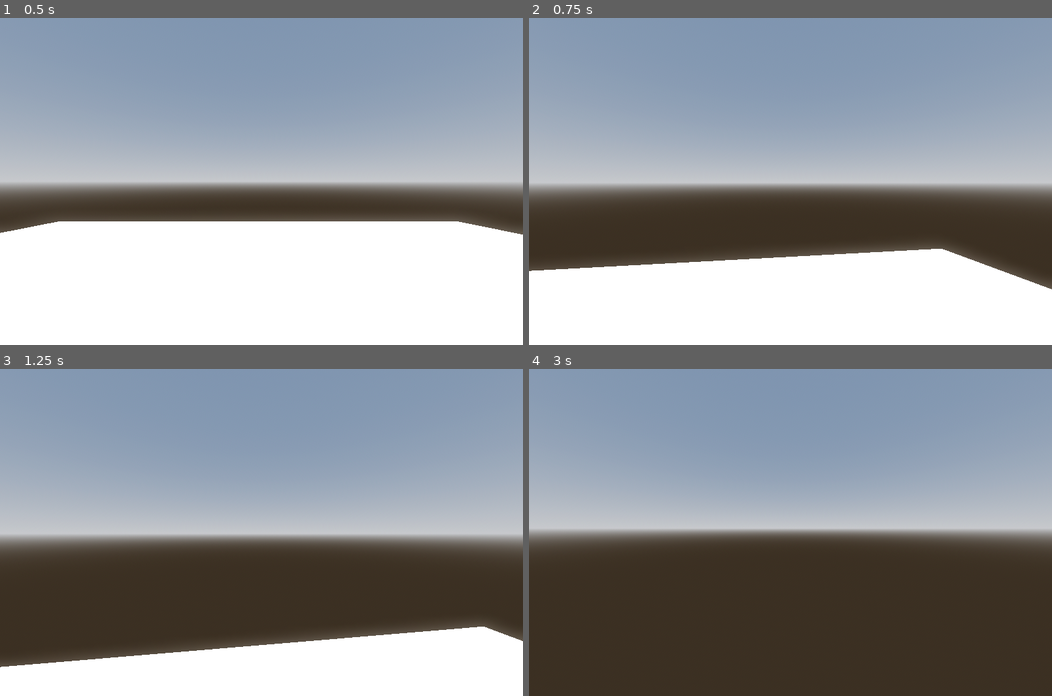
Above: before the commit, frames 1-4 (two rows, left to right).
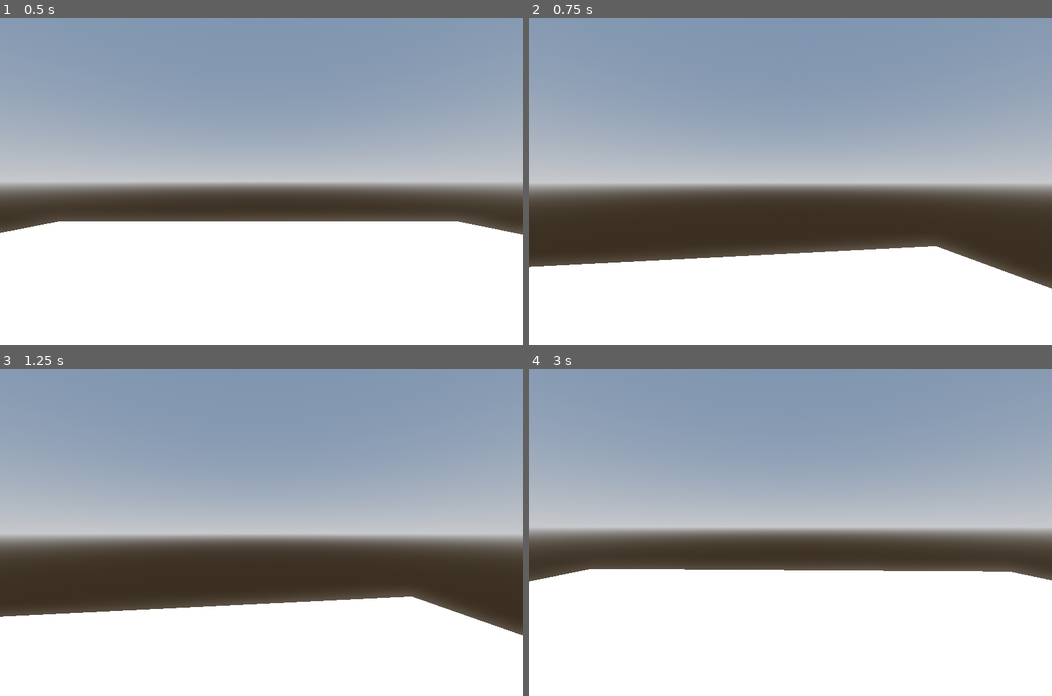
Above: after the commit, the same moments.

Repository: 36x8622xSx174x7169E/3D-Game
Game: Godot game, scene res://Levelfile.tscn
Two runs of this game, one before a commit and one after it. Both use one fixed random seed, a clock stepped at 60 frames per second and the inputs below. This scene is started directly instead of the project's main scene.
Inputs (mouse positions are in pixels of both pictures, inside the frame that each line leads up to):
- Up to frame 1 (0.5 s): no input
- Up to frame 2 (0.75 s): tap Enter (ui_accept) at 0.5 s; move the mouse to (816, 181) at 0.52 s; hold Up (ui_up) from 0.53 s (still down); hold Shift (ui_sprint, bound only after the commit) from 0.53 s (still down)
- Up to frame 3 (1.25 s): keep holding Up (ui_up); keep holding Shift (ui_sprint, bound only after the commit); tap Enter (ui_accept) at 0.77 s
- Up to frame 4 (3 s): keep holding Up (ui_up); move the mouse to (764, 532) at 1.27 s; release Shift (ui_sprint, bound only after the commit) at 1.28 s; tap Shift (ui_sprint, bound only after the commit) at 1.35, 2.85 s; tap Enter (ui_accept) at 1.52 s; move the mouse to (800, 525) at 2.02 s; hold Shift (ui_sprint, bound only after the commit) 2.03-2.78 s; move the mouse to (785, 539) at 2.77 s

Frame 1 is identical in both runs. In frame 2, 0.8% of the frame differs, in the area x 0-100%, y 69-83%; in frame 3, 12%; in frame 4, 39%, in the area x 0-100%, y 60-100%.

Commit message:
yup menu needs work and so many tasks 😫

Diff:
--- a/CharacterBody3d.gd
+++ b/CharacterBody3d.gd
@@ -72,7 +72,7 @@
 		speed = WALK_SPEED
 
 	# Get the input direction and handle the movement/deceleration.
-	var input_dir = Input.get_vector("ui_left", "ui_right", "ui_up", "ui_down")
+	var input_dir = Input.get_vector("move_left", "move_right", "move_forward", "move_back")
 	var direction = (head.transform.basis * Vector3(input_dir.x, 0, input_dir.y)).normalized()
 	if is_on_floor():
 		if direction:
--- a/Game Ui.tscn
+++ b/Game Ui.tscn
@@ -23,7 +23,7 @@
 [node name="VBoxContainer" type="VBoxContainer" parent="MarginContainer"]
 layout_mode = 2
 
-[node name="Label" type="Label" parent="MarginContainer/VBoxContainer"]
+[node name="Settings" type="Label" parent="MarginContainer/VBoxContainer"]
 layout_mode = 2
 text = "Settings"
 
@@ -32,49 +32,39 @@
 current_tab = 1
 
 [node name="Audio" type="HBoxContainer" parent="MarginContainer/VBoxContainer/TabContainer"]
-visible = false
+layout_mode = 2
+alignment = 1
+
+[node name="GridContainer" type="GridContainer" parent="MarginContainer/VBoxContainer/TabContainer/Audio"]
+layout_mode = 2
+
+[node name="HBoxContainer" type="HBoxContainer" parent="MarginContainer/VBoxContainer/TabContainer/Audio/GridContainer"]
+layout_mode = 2
+
+[node name="Label" type="Label" parent="MarginContainer/VBoxContainer/TabContainer/Audio/GridContainer/HBoxContainer"]
+layout_mode = 2
+text = "hello"
+
+[node name="HBoxContainer2" type="HBoxContainer" parent="MarginContainer/VBoxContainer/TabContainer/Audio/GridContainer"]
+layout_mode = 2
+
+[node name="Label" type="Label" parent="MarginContainer/VBoxContainer/TabContainer/Audio/GridContainer/HBoxContainer2"]
+layout_mode = 2
+text = "hello"
+
+[node name="VBoxContainer" type="VBoxContainer" parent="MarginContainer/VBoxContainer/TabContainer/Audio/GridContainer/HBoxContainer2"]
+layout_mode = 2
+alignment = 1
+
+[node name="HSlider" type="HSlider" parent="MarginContainer/VBoxContainer/TabContainer/Audio/GridContainer/HBoxContainer2/VBoxContainer"]
 layout_mode = 2
 
 [node name="Controls" type="HBoxContainer" parent="MarginContainer/VBoxContainer/TabContainer"]
 layout_mode = 2
 theme_override_constants/separation = 10
 
-[node name="GridContainer" type="GridContainer" parent="MarginContainer/VBoxContainer/TabContainer/Controls"]
-layout_mode = 2
-
-[node name="HBoxContainer" type="HBoxContainer" parent="MarginContainer/VBoxContainer/TabContainer/Controls/GridContainer"]
-layout_mode = 2
-
-[node name="Label" type="Label" parent="MarginContainer/VBoxContainer/TabContainer/Controls/GridContainer/HBoxContainer"]
-layout_mode = 2
-theme_override_font_sizes/font_size = 30
-text = "Inverted Camera Look :"
-
-[node name="CheckBox" type="CheckBox" parent="MarginContainer/VBoxContainer/TabContainer/Controls/GridContainer/HBoxContainer/Label"]
-layout_mode = 0
-offset_right = 24.0
-offset_bottom = 24.0
-
-[node name="HBoxContainer2" type="HBoxContainer" parent="MarginContainer/VBoxContainer/TabContainer/Controls/GridContainer"]
-layout_mode = 2
-
-[node name="Label" type="Label" parent="MarginContainer/VBoxContainer/TabContainer/Controls/GridContainer/HBoxContainer2"]
-layout_mode = 2
-theme_override_font_sizes/font_size = 30
-text = "Vertical Sensitivity :"
-
-[node name="HBoxContainer3" type="HBoxContainer" parent="MarginContainer/VBoxContainer/TabContainer/Controls/GridContainer"]
-layout_mode = 2
-
-[node name="Label" type="Label" parent="MarginContainer/VBoxContainer/TabContainer/Controls/GridContainer/HBoxContainer3"]
-layout_mode = 2
-theme_override_font_sizes/font_size = 30
-text = "Horizonal Sensitivity :"
-
 [node name="Video" type="HBoxContainer" parent="MarginContainer/VBoxContainer/TabContainer"]
-visible = false
 layout_mode = 2
 
 [node name="Game Settings" type="HBoxContainer" parent="MarginContainer/VBoxContainer/TabContainer"]
-visible = false
 layout_mode = 2
--- a/project.godot
+++ b/project.godot
@@ -23,7 +23,7 @@
 
 [input]
 
-ui_forward={
+move_forward={
 "deadzone": 0.5,
 "events": [Object(InputEventKey,"resource_local_to_scene":false,"resource_name":"","device":-1,"window_id":0,"alt_pressed":false,"shift_pressed":false,"ctrl_pressed":false,"meta_pressed":false,"pressed":false,"keycode":0,"physical_keycode":87,"key_label":0,"unicode":119,"echo":false,"script":null)
 ]
@@ -48,7 +48,7 @@
 "events": [Object(InputEventKey,"resource_local_to_scene":false,"resource_name":"","device":-1,"window_id":0,"alt_pressed":false,"shift_pressed":false,"ctrl_pressed":false,"meta_pressed":false,"pressed":false,"keycode":0,"physical_keycode":32,"key_label":0,"unicode":32,"echo":false,"script":null)
 ]
 }
-move_down={
+ui_sprint={
 "deadzone": 0.5,
 "events": [Object(InputEventKey,"resource_local_to_scene":false,"resource_name":"","device":-1,"window_id":0,"alt_press …(182 unchanged characters)…
 ]
